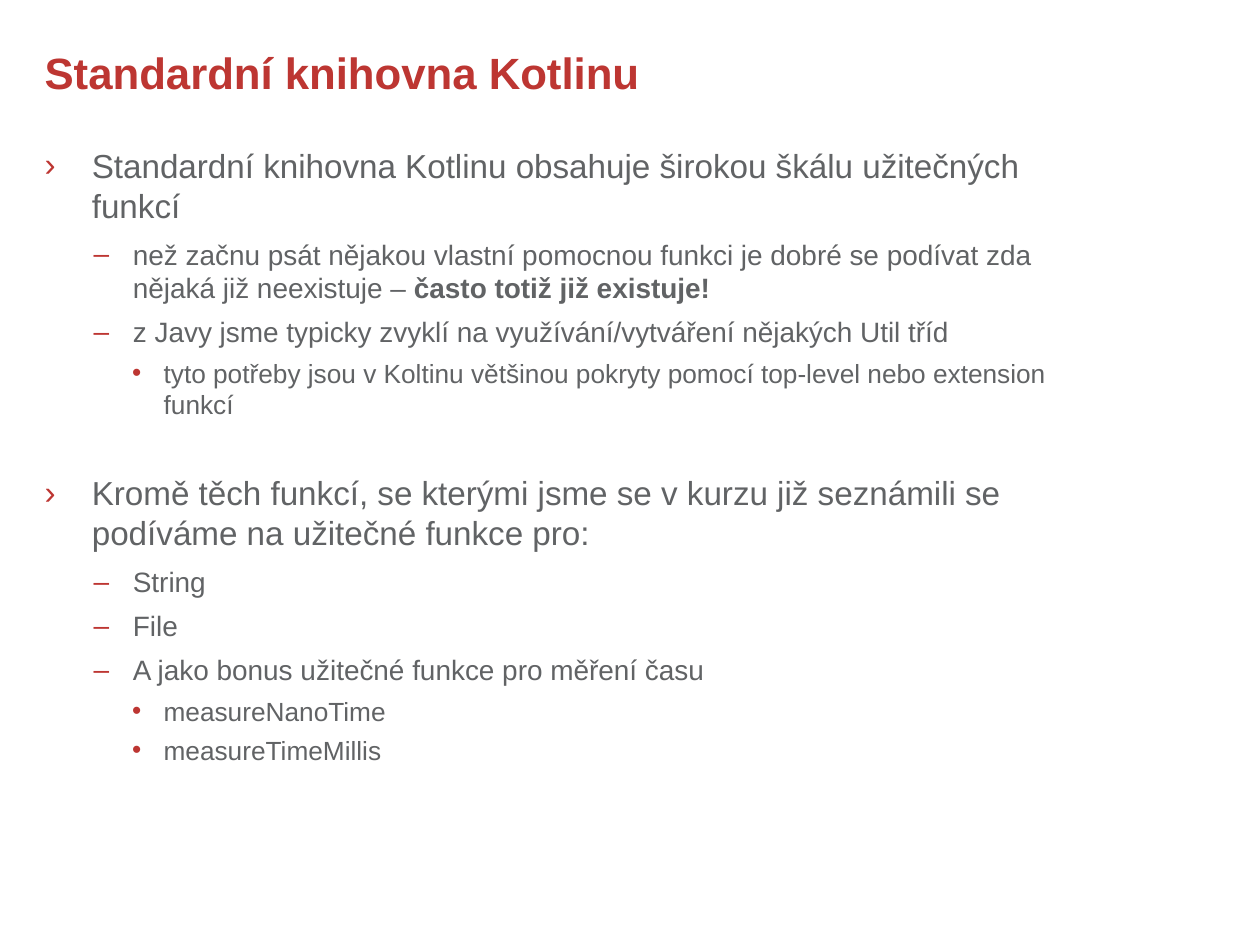
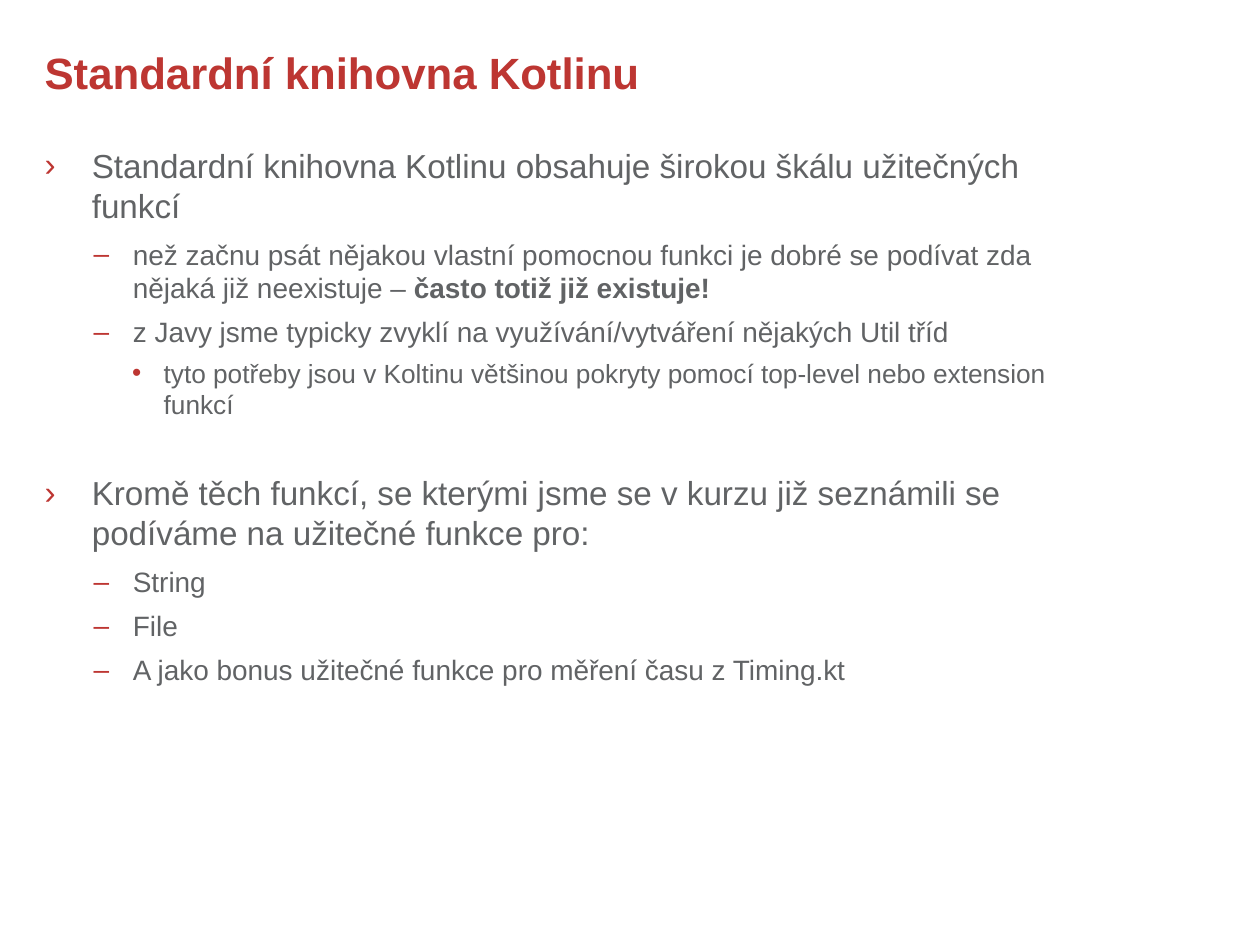
Before and after one commit to rokusjar/KotlinSkoleni, a slide deck: slide 3 of slides/Kotlin - 1. Helpful Extensions.pptx. Drawn at 1260x945 pixels with LibreOffice and Linux fonts; fonts in the diff are those of the drawing; background and template pictures are left out. Boxes give left, top, right and bottom in pixels: in the first picture for what was removed or moved away, otherwise in the second. Text is boxed around its words. In the diff, an @@ line names an element or a change of style, - is before the commit and + after.

```diff
--- a/slides/Kotlin - 1. Helpful Extensions.pptx
+++ b/slides/Kotlin - 1. Helpful Extensions.pptx
@@ text at [133,659,845,686]: text changed @@
-  – A jako bonus užitečné funkce pro měření času
-    • measureNanoTime
-    • measureTimeMillis
+  – A jako bonus užitečné funkce pro měření času z Timing.kt
```
Also in this commit, not shown: 1 other slide changed, 2 slides added.
